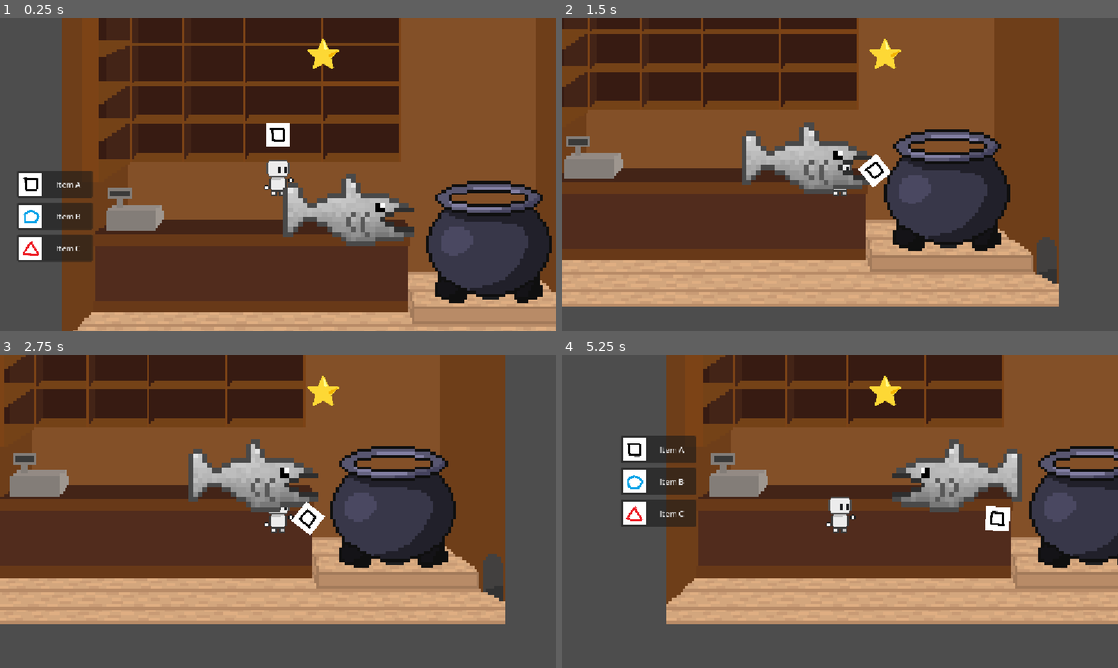
Above: before the commit, frames 1-4 (two rows, left to right).
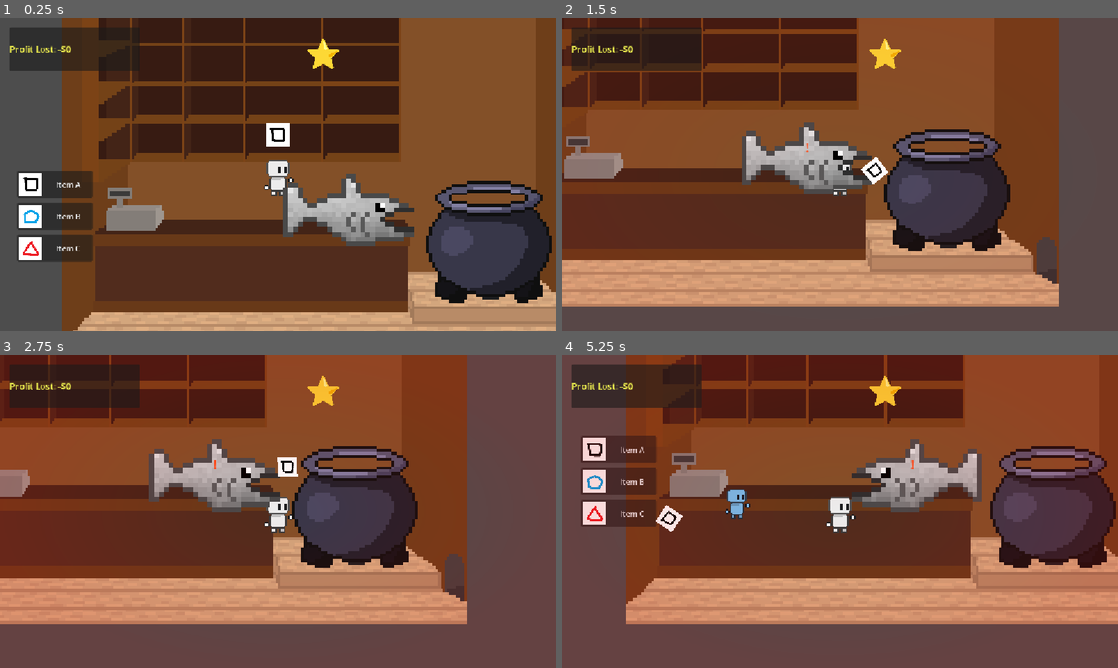
Above: after the commit, the same moments.

Repository: AntAntL/Jame-Gam-Oct2026_RAH
Game: Godot game, scene res://world.tscn
Two runs of this game, one before a commit and one after it. Both use one fixed random seed, a clock stepped at 60 frames per second and the inputs below. The engine's default icon, where the game draws it, is replaced by a stand-in: a white triangle on a blue panel in a dark square.
Inputs (mouse positions are in pixels of both pictures, inside the frame that each line leads up to):
- Up to frame 1 (0.25 s): no input
- Up to frame 2 (1.5 s): tap Enter at 0.5 s; move the mouse to (962, 158) at 0.52 s; hold D (right) 0.53-1.25 s; hold E 0.53-1.25 s; tap F (throw) at 0.6 s; click (962, 158) at 0.67 s; tap W (jump) at 0.77, 1.07 s; drag from (728, 190) to (951, 199) at 1.27 s
- Up to frame 3 (2.75 s): move the mouse to (333, 442) at 2.02 s; hold D (right) from 2.03 s (still down); hold E from 2.03 s (still down); tap F (throw) at 2.1 s; click (333, 442) at 2.17 s
- Up to frame 4 (5.25 s): release D (right) at 2.75 s; release E at 2.75 s; drag from (812, 574) to (817, 483) at 2.77 s; move the mouse to (1006, 558) at 3.52 s; hold A (left) 3.53-4.25 s; hold E 3.53-4.25 s; tap F (throw) at 3.6, 5.1 s; click (1006, 558) at 3.67 s; tap W (jump) at 3.77, 4.07 s; drag from (673, 464) to (756, 433) at 4.27 s; move the mouse to (867, 511) at 5.02 s; hold A (left) from 5.03 s (still down); hold E from 5.03 s (still down); click (867, 511) at 5.17 s

The runs differ from the first frame. In frame 1, 3.1% of the frame differs, in the area x 1-26%, y 3-17%; in frame 2, 1.3%; in frame 3, 30%; in frame 4, 35%, in the area x 1-100%, y 0-86%.

Commit message:
basic gameplay

Diff:
--- /dev/null
+++ b/customer.gd
@@ -0,0 +1,106 @@
+extends CharacterBody2D
+
+signal customer_finished
+
+enum State { WALKING_IN, AT_COUNTER, WALKING_OUT }
+
+var current_state: State = State.WALKING_IN
+var target_x: float = 540.0
+
+@onready var sprite: Sprite2D = $Sprite2D
+
+const TINTS = [
+	Color(0.5, 0.8, 1.0),
+	Color(1.0, 0.6, 0.6),
+	Color(0.6, 1.0, 0.6),
+	Color(1.0, 0.9, 0.4),
+	Color(0.9, 0.6, 1.0),
+	Color(1.0, 0.7, 0.4)
+]
+
+func _ready() -> void:
+	if sprite:
+		sprite.modulate = TINTS.pick_random()
+
+func _physics_process(_delta: float) -> void:
+	match current_state:
+		State.WALKING_IN:
+			velocity.x = 110.0
+			move_and_slide()
+			if global_position.x >= target_x:
+				velocity.x = 0
+				arrive_at_counter()
+
+		State.WALKING_OUT:
+			velocity.x = -135.0
+			move_and_slide()
+			if global_position.x < -60.0:
+				customer_finished.emit()
+				queue_free()
+
+func arrive_at_counter() -> void:
+	current_state = State.AT_COUNTER
+
+	# Wait brief moment at counter while purchasing
+	await get_tree().create_timer(1.8).timeout
+	serve_potion()
+
+func serve_potion() -> void:
+	# Fetch ingredients from cauldron
+	var cauldron = get_tree().get_first_node_in_group("cauldron")
+	var ingredients: Array[String] = []
+	if cauldron and cauldron.has_method("get_and_clear_ingredients"):
+		ingredients = cauldron.get_and_clear_ingredients()
+
+	# Dynamic ingredient scoring:
+	# Item A: small impact (1 pt, -$15)
+	# Item B: medium impact (3 pts, -$45)
+	# Item C: insanely risky & large impact (8 pts, -$140)
+	var contamination_score: int = 0
+	var loss: int = 0
+
+	for item in ingredients:
+		match item:
+			"itema":
+				contamination_score += 1
+				loss += 15
+			"itemb":
+				contamination_score += 3
+				loss += 45
+			"itemc":
+				contamination_score += 8
+				loss += 140
+			_:
+				contamination_score += 1
+				loss += 15
+
+	# Star rating based on contamination (8 pts is 1 star)
+	var rating: int = 5
+	if contamination_score == 0:
+		rating = 5
+		loss = 0
+	elif contamination_score <= 2:
+		rating = 4
+	elif contamination_score <= 4:
+		rating = 3
+	elif contamination_score < 8:
+		rating = 2
+	else:
+		rating = 1
+
+	# Push notification and loss to HUD
+	var hud = get_tree().get_first_node_in_group("hud")
+	if hud:
+		if hud.has_method("add_profit_lost") and loss > 0:
+			hud.add_profit_lost(loss)
+		if hud.has_method("show_review"):
+			hud.show_review(rating, loss)
+
+	# Wait brief moment after purchase, then leave
+	await get_tree().create_timer(1.2).timeout
+	leave_shop()
+
+func leave_shop() -> void:
+	current_state = State.WALKING_OUT
+	if sprite:
+		sprite.flip_h = true
--- /dev/null
+++ b/customer.tscn
@@ -0,0 +1,20 @@
+[gd_scene load_steps=4 format=3]
+
+[ext_resource type="Script" path="res://customer.gd" id="1_customer"]
+[ext_resource type="Texture2D" path="res://Objects/Sprites/World/Unorganized/Littleman.png" id="2_sprite"]
+
+[sub_resource type="CapsuleShape2D" id="CapsuleShape2D_c"]
+radius = 20.0
+height = 60.0
+
+[node name="Customer" type="CharacterBody2D"]
+collision_layer = 0
+collision_mask = 0
+script = ExtResource("1_customer")
+
+[node name="Sprite2D" type="Sprite2D" parent="."]
+scale = Vector2(2.5, 2.5)
+texture = ExtResource("2_sprite")
+
+[node name="CollisionShape2D" type="CollisionShape2D" parent="."]
+shape = SubResource("CapsuleShape2D_c")
--- /dev/null
+++ b/customer_spawner.gd
@@ -0,0 +1,35 @@
+extends Node2D
+
+@export var customer_scene: PackedScene = preload("res://customer.tscn")
+@export var spawn_position: Vector2 = Vector2(-30, 470)
+
+var current_customer: Node = null
+var spawn_timer: Timer
+
+func _ready() -> void:
+	spawn_timer = Timer.new()
+	spawn_timer.one_shot = true
+	spawn_timer.timeout.connect(_on_spawn_timer_timeout)
+	add_child(spawn_timer)
+
+	# Spawn first customer after 2.5 seconds
+	spawn_timer.start(2.5)
+
+func _on_spawn_timer_timeout() -> void:
+	spawn_customer()
+
+func spawn_customer() -> void:
+	if current_customer != null and is_instance_valid(current_customer):
+		return
+
+	if customer_scene:
+		var cust = customer_scene.instantiate()
+		cust.global_position = spawn_position
+		cust.customer_finished.connect(_on_customer_finished)
+		current_customer = cust
+		get_parent().add_child(cust)
+
+func _on_customer_finished() -> void:
+	current_customer = null
+	# Schedule next customer in 3.0 to 5.5 seconds
+	spawn_timer.start(randf_range(3.0, 5.5))
--- /dev/null
+++ b/game_hud.gd
@@ -0,0 +1,104 @@
+extends CanvasLayer
+
+@onready var profit_label: Label = $TopLeft/MarginContainer/VBoxContainer/ProfitLabel
+@onready var detect_label: Label = $TopLeft/MarginContainer/VBoxContainer/DetectLabel
+@onready var vignette_rect: TextureRect = $VignetteRect
+
+# Review notification elements (simplified: stars + loss)
+@onready var review_panel: PanelContainer = $TopRight/ReviewPanel
+@onready var review_stars: Label = $TopRight/ReviewPanel/MarginContainer/VBoxContainer/StarsLabel
+@onready var review_loss: Label = $TopRight/ReviewPanel/MarginContainer/VBoxContainer/LossLabel
+
+var total_profit_lost: int = 0
+var current_suspicion: float = 0.0
+var review_tween: Tween = null
+
+func _ready() -> void:
+	add_to_group("hud")
+	update_profit_display()
+	update_detect_display(0.0)
+
+	# Programmatic radial red vignette for screen edges
+	var gradient_tex = GradientTexture2D.new()
+	var gradient = Gradient.new()
+	gradient.set_color(0, Color(0.85, 0.05, 0.05, 0.0)) # center transparent
+	gradient.set_color(1, Color(0.85, 0.05, 0.05, 0.85)) # edges red
+	gradient_tex.gradient = gradient
+	gradient_tex.fill = GradientTexture2D.FILL_RADIAL
+	gradient_tex.fill_from = Vector2(0.5, 0.5)
+	gradient_tex.fill_to = Vector2(0.5, 0.0)
+	gradient_tex.width = 512
+	gradient_tex.height = 384
+	vignette_rect.texture = gradient_tex
+	vignette_rect.modulate.a = 0.0
+
+	if review_panel:
+		review_panel.modulate.a = 0.0
+
+func add_profit_lost(amount: int) -> void:
+	total_profit_lost += amount
+	update_profit_display()
+
+	# Scale punch animation on profit label
+	var t = create_tween()
+	t.tween_property(profit_label, "scale", Vector2(1.2, 1.2), 0.1)
+	t.tween_property(profit_label, "scale", Vector2(1.0, 1.0), 0.15)
+
+func update_profit_display() -> void:
+	if profit_label:
+		profit_label.text = "Profit Lost: -$" + str(total_profit_lost)
+
+func set_suspicion(score: float, is_active: bool) -> void:
+	current_suspicion = score
+	update_detect_display(score)
+
+	# Red screen edge effect
+	var normalized = clamp(score / 5.0, 0.0, 1.0)
+	var target_alpha = normalized * 0.75
+	if is_active and score > 0.1:
+		target_alpha += 0.25 * abs(sin(Time.get_ticks_msec() / 120.0))
+	vignette_rect.modulate.a = move_toward(vignette_rect.modulate.a, target_alpha, 0.06)
+
+func update_detect_display(score: float) -> void:
+	if !detect_label:
+		return
+	var star_count = int(ceil(score)) # 0 to 5
+	var stars_text = ""
+	for i in range(5):
+		if i < star_count:
+			stars_text += "⭐"
+		else:
+			stars_text += "☆"
+
+	# Update Player's NoticeBar if present
+	var player = get_tree().get_first_node_in_group("player")
+	if player and player.has_node("NoticeBar"):
+		var p_bar = player.get_node("NoticeBar")
+		p_bar.text = stars_text if star_count > 0 else ""
+
+func show_review(star_rating: int, loss: int) -> void:
+	if !review_panel:
+		return
+
+	if review_stars:
+		var st = ""
+		for i in range(5):
+			st += "⭐" if i < star_rating else "☆"
+		review_stars.text = st
+
+	if review_loss:
+		if loss > 0:
+			review_loss.text = "-$" + str(loss) + " Profit Lost"
+			review_loss.modulate = Color(1.0, 0.35, 0.35, 1.0)
+		else:
+			review_loss.text = "Clean Potion (No Loss)"
+			review_loss.modulate = Color(0.4, 0.9, 0.4, 1.0)
+
+	if review_tween and review_tween.is_valid():
+		review_tween.kill()
+
+	review_panel.modulate.a = 0.0
+	review_tween = create_tween()
+	review_tween.tween_property(review_panel, "modulate:a", 1.0, 0.25)
+	review_tween.tween_interval(3.5)
+	review_tween.tween_property(review_panel, "modulate:a", 0.0, 0.4)
--- /dev/null
+++ b/game_hud.tscn
@@ -0,0 +1,85 @@
+[gd_scene format=3 uid="uid://do4r5yxjuene1"]
+
+[ext_resource type="Script" uid="uid://d3i0ekx5llnra" path="res://game_hud.gd" id="1_hud"]
+
+[node name="GameHUD" type="CanvasLayer" unique_id=695055891]
+layer = 5
+script = ExtResource("1_hud")
+
+[node name="VignetteRect" type="TextureRect" parent="." unique_id=1904657784]
+anchors_preset = 15
+anchor_right = 1.0
+anchor_bottom = 1.0
+grow_horizontal = 2
+grow_vertical = 2
+mouse_filter = 2
+expand_mode = 1
+
+[node name="TopLeft" type="Control" parent="." unique_id=897273163]
+layout_mode = 3
+anchors_preset = 0
+offset_left = 20.0
+offset_top = 20.0
+offset_right = 290.0
+offset_bottom = 110.0
+mouse_filter = 2
+
+[node name="MarginContainer" type="PanelContainer" parent="TopLeft" unique_id=273743843]
+layout_mode = 1
+anchors_preset = 15
+anchor_right = 1.0
+anchor_bottom = 1.0
+grow_horizontal = 2
+grow_vertical = 2
+mouse_filter = 2
+
+[node name="ProfitLabel" type="Label" parent="TopLeft/MarginContainer" unique_id=568450793]
+layout_mode = 2
+theme_override_colors/font_color = Color(0.9, 0.9, 0.3, 1)
+theme_override_font_sizes/font_size = 18
+text = "Profit Lost: -$0"
+
+[node name="TopRight" type="Control" parent="." unique_id=1851666236]
+layout_mode = 3
+anchors_preset = 1
+anchor_left = 1.0
+anchor_right = 1.0
+offset_left = -260.0
+offset_top = 20.0
+offset_right = -20.0
+offset_bottom = 105.0
+grow_horizontal = 0
+mouse_filter = 2
+
+[node name="ReviewPanel" type="PanelContainer" parent="TopRight" unique_id=1292328666]
+layout_mode = 1
+anchors_preset = 15
+anchor_right = 1.0
+anchor_bottom = 1.0
+grow_horizontal = 2
+grow_vertical = 2
+mouse_filter = 2
+
+[node name="MarginContainer" type="MarginContainer" parent="TopRight/ReviewPanel" unique_id=704233529]
+layout_mode = 2
+theme_override_constants/margin_left = 12
+theme_override_constants/margin_top = 8
+theme_override_constants/margin_right = 12
+theme_override_constants/margin_bottom = 8
+
+[node name="VBoxContainer" type="VBoxContainer" parent="TopRight/ReviewPanel/MarginContainer" unique_id=1866776798]
+layout_mode = 2
+theme_override_constants/separation = 4
+
+[node name="StarsLabel" type="Label" parent="TopRight/ReviewPanel/MarginContainer/VBoxContainer" unique_id=1261316644]
+layout_mode = 2
+theme_override_font_sizes/font_size = 20
+text = "⭐⭐☆☆☆"
+horizontal_alignment = 1
+
+[node name="LossLabel" type="Label" parent="TopRight/ReviewPanel/MarginContainer/VBoxContainer" unique_id=1308742179]
+layout_mode = 2
+theme_override_colors/font_color = Color(1, 0.35, 0.35, 1)
+theme_override_font_sizes/font_size = 15
+text = "-$45 Profit Lost"
+horizontal_alignment = 1
--- a/item.gd
+++ b/item.gd
@@ -1,10 +1,60 @@
 extends RigidBody2D
 
-var item_name: String = ""
+var item_name: String = "item"
+var item_texture: Texture2D = null
+
+func _ready() -> void:
+	input_pickable = true
+	# Capture texture from sprite if not already set
+	if item_texture == null and has_node("Sprite2D"):
+		var spr: Sprite2D = $Sprite2D
+		if spr.texture and spr.texture.resource_path != "res://icon.svg":
+			item_texture = spr.texture
 
 func set_item(p_name: String, p_texture: Texture2D) -> void:
 	item_name = p_name
+	item_texture = p_texture
 	if has_node("Sprite2D") and p_texture != null:
 		var spr: Sprite2D = $Sprite2D
 		spr.texture = p_texture
-		spr.scale = Vector2(0.195, 0.195)
+		if p_name == "itemc":
+			spr.scale = Vector2(0.26, 0.26)
+		elif p_name == "itema":
+			spr.scale = Vector2(0.16, 0.16)
+		else:
+			spr.scale = Vector2(0.195, 0.195)
+
+func _input_event(_viewport: Node, event: InputEvent, _shape_idx: int) -> void:
+	if is_in_group("inside_cauldron"):
+		return
+	if event is InputEventMouseButton and event.button_index == MOUSE_BUTTON_LEFT and event.pressed:
+		try_pickup()
+
+func _physics_process(_delta: float) -> void:
+	if is_in_group("inside_cauldron"):
+		return
+
+	# Proximity pickup: if player is close (< 80px) and presses E
+	var player = get_tree().get_first_node_in_group("player")
+	if player and global_position.distance_to(player.global_position) < 80.0:
+		if Input.is_key_pressed(KEY_E):
+			try_pickup()
+
+func try_pickup() -> void:
+	if is_in_group("inside_cauldron"):
+		return
+
+	var player = get_tree().get_first_node_in_group("player")
+	if player and player.has_method("set_held_item"):
+		var tex = item_texture
+		if tex == null and has_node("Sprite2D"):
+			tex = $Sprite2D.texture
+		player.set_held_item(item_name, tex)
+		queue_free()
+
+func _mouse_enter() -> void:
+	if !is_in_group("inside_cauldron"):
+		modulate = Color(1.3, 1.3, 1.3, 1.0)
+
+func _mouse_exit() -> void:
+	modulate = Color(1.0, 1.0, 1.0, 1.0)
--- a/item_area.gd
+++ b/item_area.gd
@@ -1,20 +1,29 @@
 extends Area2D
 
+signal ingredient_added(item_name: String)
 
-# Called when the node enters the scene tree for the first time.
+var ingredients: Array[String] = []
+
 func _ready() -> void:
-	pass # Replace with function body.
-
-
-# Called every frame. 'delta' is the elapsed time since the previous frame.
-func _process(delta: float) -> void:
-	pass
-
-
+	add_to_group("cauldron")
 
 func _on_body_entered(body: Node2D) -> void:
 	if (!body.is_in_group("item")):
 		return
 
-	print("OUUUU SHII")
 	body.add_to_group("inside_cauldron")
+	var item_name = "item"
+	if "item_name" in body and body.item_name != "":
+		item_name = body.item_name
+
+	ingredients.append(item_name)
+	ingredient_added.emit(item_name)
+	print("Cauldron accepted ingredient: ", item_name, " (Total in brew: ", ingredients.size(), ")")
+
+func get_and_clear_ingredients() -> Array[String]:
+	var current = ingredients.duplicate()
+	ingredients.clear()
+	return current
+
+func get_ingredient_count() -> int:
+	return ingredients.size()
--- a/player_movement.gd
+++ b/player_movement.gd
@@ -26,7 +26,14 @@
 	held_item_texture = texture
 	if item_holding:
 		item_holding.texture = texture
+		if item_name == "itemc":
+			item_holding.scale = Vector2(0.26, 0.26)
+		elif item_name == "itema":
+			item_holding.scale = Vector2(0.16, 0.16)
+		else:
+			item_holding.scale = Vector2(0.195, 0.195)
 		item_holding.visible = true
+	add_to_group("item")
 
 func clear_held_item() -> void:
 	held_item_name = ""
@@ -34,6 +41,7 @@
 	if item_holding:
 		item_holding.texture = null
 		item_holding.visible = false
+	remove_from_group("item")
 
 func _physics_process(delta: float) -> void:
 	# Add the gravity.
@@ -75,5 +83,5 @@
 	if item_instance.has_method("set_item"):
 		item_instance.set_item(held_item_name, held_item_texture)
 
-	# 5. Held item disappears!
+	# Held item disappears from player
 	clear_held_item()
--- a/shelf.tscn
+++ b/shelf.tscn
@@ -23,6 +23,7 @@
 [node name="ItemA" type="Button" parent="VBoxContainer" unique_id=1579815460]
 custom_minimum_size = Vector2(0, 56)
 layout_mode = 2
+focus_mode = 0
 text = " Item A"
 icon = ExtResource("2_itema")
 expand_icon = true
@@ -30,6 +31,7 @@
 [node name="ItemB" type="Button" parent="VBoxContainer" unique_id=1001790055]
 custom_minimum_size = Vector2(0, 56)
 layout_mode = 2
+focus_mode = 0
 text = " Item B"
 icon = ExtResource("3_itemb")
 expand_icon = true
@@ -37,6 +39,7 @@
 [node name="ItemC" type="Button" parent="VBoxContainer" unique_id=1274951238]
 custom_minimum_size = Vector2(0, 56)
 layout_mode = 2
+focus_mode = 0
 text = " Item C"
 icon = ExtResource("4_itemc")
 expand_icon = true
--- a/witch.gd
+++ b/witch.gd
@@ -3,25 +3,79 @@
 @onready var sprite: Sprite2D = $Sprite2D
 @onready var timer: Timer = $Timer
 @onready var area: Area2D = $Area2D
-var witch_looking = false
 
-# Called when the node enters the scene tree for the first time.
+var alert_label: Label
+var witch_looking: bool = false
+var suspicion: float = 0.0 # 0.0 to 5.0 (permanent, never decreases)
+const MAX_SUSPICION: float = 5.0
+const BASE_DETECTION_RATE: float = 0.4
+
 func _ready() -> void:
-	pass # Replace with function body.
+	add_to_group("witch")
 
+	alert_label = Label.new()
+	alert_label.name = "AlertLabel"
+	alert_label.text = "!"
+	alert_label.visible = false
+	alert_label.position = Vector2(-8, -60)
+	alert_label.add_theme_font_size_override("font_size", 30)
+	alert_label.modulate = Color(1.0, 0.15, 0.15, 1.0)
+	add_child(alert_label)
 
-# Called every frame. 'delta' is the elapsed time since the previous frame.
-func _process(delta: float) -> void:
-	pass
+func _physics_process(delta: float) -> void:
+	var item_spotted = false
+	var highest_risk: float = 0.0
+	var spotted_item_type = ""
 
+	var bodies = area.get_overlapping_bodies()
+	for body in bodies:
+		if body.is_in_group("item") and !body.is_in_group("inside_cauldron"):
+			var cur_item = ""
+			if body.is_in_group("player"):
+				if body.get("held_item_texture") != null:
+					cur_item = str(body.get("held_item_name"))
+			else:
+				cur_item = str(body.get("item_name"))
+
+			if cur_item != "":
+				item_spotted = true
+				# Item C is insanely risky (3.5x speed!), A is small (0.5x), B is standard (1.0x)
+				var risk = 1.0
+				if cur_item == "itemc":
+					risk = 3.5
+				elif cur_item == "itema":
+					risk = 0.5
+				elif cur_item == "itemb":
+					risk = 1.0
+
+				if risk > highest_risk:
+					highest_risk = risk
+					spotted_item_type = cur_item
+
+	if item_spotted:
+		suspicion = min(suspicion + delta * BASE_DETECTION_RATE * highest_risk, MAX_SUSPICION)
+		if alert_label:
+			alert_label.visible = true
+			if spotted_item_type == "itemc":
+				alert_label.text = "!!!"
+				alert_label.modulate = Color(1.0, 0.0, 0.0, 1.0)
+			else:
+				alert_label.text = "!"
+				alert_label.modulate = Color(1.0, 0.3, 0.1, 1.0)
+	else:
+		# Permanent: never decays
+		if alert_label:
+			alert_label.visible = false
+
+	var hud = get_tree().get_first_node_in_group("hud")
+	if hud and hud.has_method("set_suspicion"):
+		hud.set_suspicion(suspicion, item_spotted)
 
 func _on_timer_timeout() -> void:
 	witch_looking = !witch_looking
 	sprite.flip_h = witch_looking
-	timer.wait_time = randf() * 5
 
-	var bodies = area.get_overlapping_bodies()
+	# Flip vision cone Area2D to match witch direction
+	area.scale.x = -1.0 if witch_looking else 1.0
 
-	for body in bodies:
-		if body.is_in_group("item") and !body.is_in_group("inside_cauldron"):
-			print("seen")
+	timer.wait_time = randf_range(2.0, 4.5)
--- a/world.tscn
+++ b/world.tscn
@@ -5,6 +5,8 @@
 [ext_resource type="PackedScene" uid="uid://b6us20fif82hq" path="res://shelf.tscn" id="3_shelf"]
 [ext_resource type="PackedScene" uid="uid://ujbbpqxivfeb" path="res://witch.tscn" id="4_aqk2v"]
 [ext_resource type="Texture2D" uid="uid://c6sg3edaq73pv" path="res://Objects/Sprites/World/Background-Deco/Potionshopv1.png" id="5_036b0"]
+[ext_resource type="PackedScene" path="res://game_hud.tscn" id="6_hud"]
+[ext_resource type="Script" uid="uid://b0b13m006rpss" path="res://customer_spawner.gd" id="7_spawner"]
 
 [sub_resource type="WorldBoundaryShape2D" id="WorldBoundaryShape2D_r300x"]
 
@@ -37,3 +39,9 @@
 position = Vector2(599.00006, 341)
 scale = Vector2(4.496, 6)
 texture = ExtResource("5_036b0")
+
+[node name="CustomerSpawner" type="Node2D" parent="." unique_id=1086228455]
+position = Vector2(-20, 470)
+script = ExtResource("7_spawner")
+
+[node name="GameHUD" parent="." unique_id=1901929353 instance=ExtResource("6_hud")]
Not shown, added: customer.gd.uid
Not shown, added: customer_spawner.gd.uid
Not shown, added: game_hud.gd.uid
